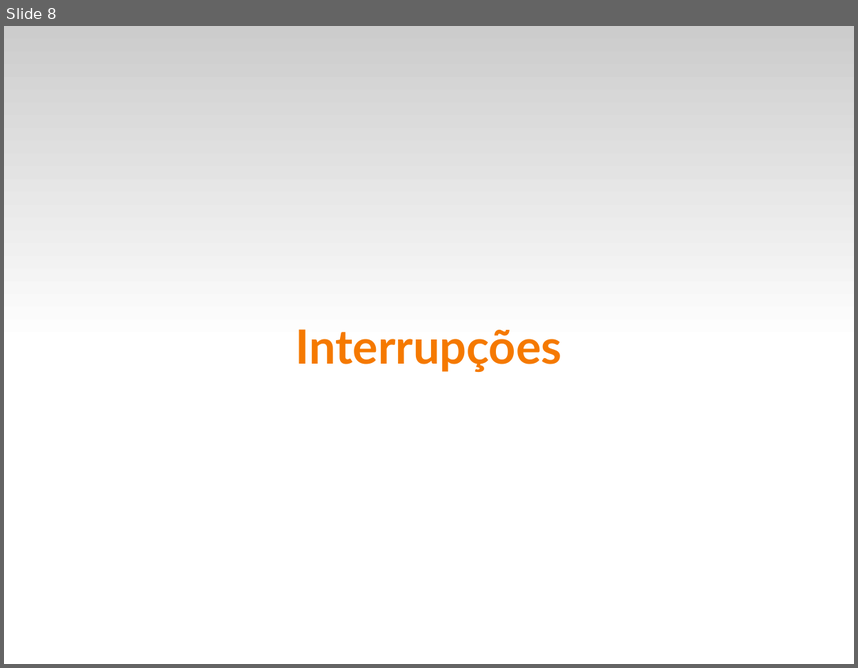
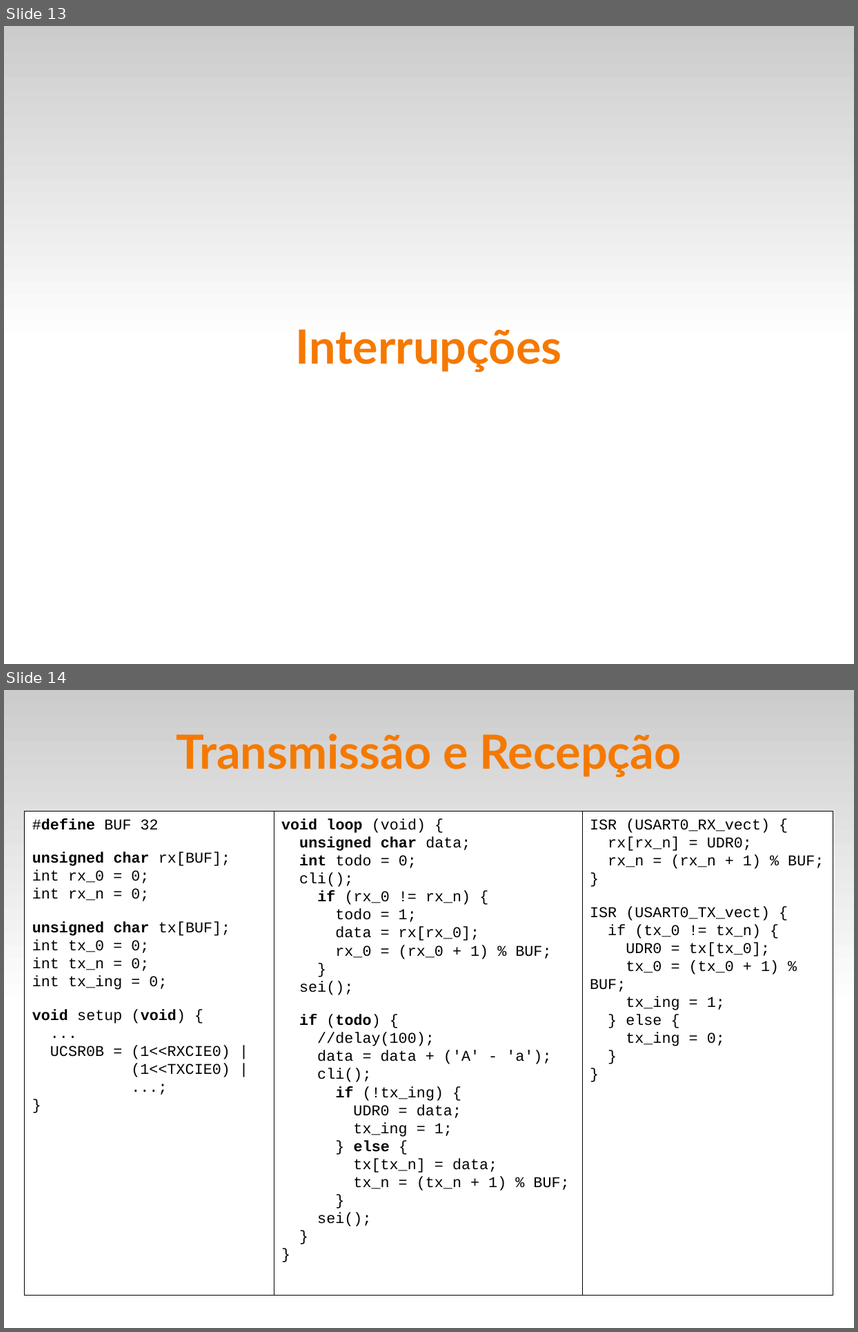
Before and after one commit to fsantanna-uerj/SE, a slide deck: Slides/se-06-usart.odp. Shown one above the other, each under a label of ours: slide 8 before the commit, slides 13 and 14 after it. The pictures are 858x668 and 858x1332 pixels, drawn with LibreOffice and Linux fonts; fonts in the diff are those of the drawing. Boxes give left, top, right and bottom in pixels: in the first picture for what was removed or moved away, otherwise in the second. Text is boxed around its words. In the diff, an @@ line names an element or a change of style, - is before the commit and + after.

```diff
--- a/Slides/se-06-usart.odp
+++ b/Slides/se-06-usart.odp
@@ slide 14 added at (4, 690, 854, 1328), background #FFFFFF; not listed: 1 template element that a slide beside it also shows @@
@@ title added at (176, 733, 682, 777), 44 pt, text #F57900, bold @@
+Transmissão e Recepção
@@ rectangle added at (25, 811, 274, 1294), fill #FFFFFF, outline #000000 0 pt, 14 pt, text #000000 @@
+#define BUF 32
+unsigned char rx[BUF];
+int rx_0 = 0;
+int rx_n = 0;
+unsigned char tx[BUF];
+int tx_0 = 0;
+int tx_n = 0;
+int tx_ing = 0;
+void setup (void) {
+...
+UCSR0B = (1<<RXCIE0) |
+(1<<TXCIE0) |
+...;
+}
@@ rectangle added at (274, 811, 582, 1294), fill #FFFFFF, outline #000000 0 pt, 14 pt, text #000000 @@
+void loop (void) {
+unsigned char data;
+int todo = 0;
+cli();
+if (rx_0 != rx_n) {
+todo = 1;
+data = rx[rx_0];
+rx_0 = (rx_0 + 1) % BUF;
+}
+sei();
+if (todo) {
+//delay(100);
+data = data + ('A' - 'a');
+cli();
+if (!tx_ing) {
+UDR0 = data;
+tx_ing = 1;
+} else {
+tx[tx_n] = data;
+tx_n = (tx_n + 1) % BUF;
+}
+sei();
+}
+}
@@ rectangle added at (582, 811, 833, 1294), fill #FFFFFF, outline #000000 0 pt, 14 pt, text #000000 @@
+ISR (USART0_RX_vect) {
+rx[rx_n] = UDR0;
+rx_n = (rx_n + 1) % BUF;
+}
+ISR (USART0_TX_vect) {
+if (tx_0 != tx_n) {
+UDR0 = tx[tx_0];
+tx_0 = (tx_0 + 1) % BUF;
+tx_ing = 1;
+} else {
+tx_ing = 0;
+}
+}
@@ what was slide 8 is now slide 13 @@
```
Also in this commit, not shown: 6 other slides added, 1 slide removed, 6 other files.
